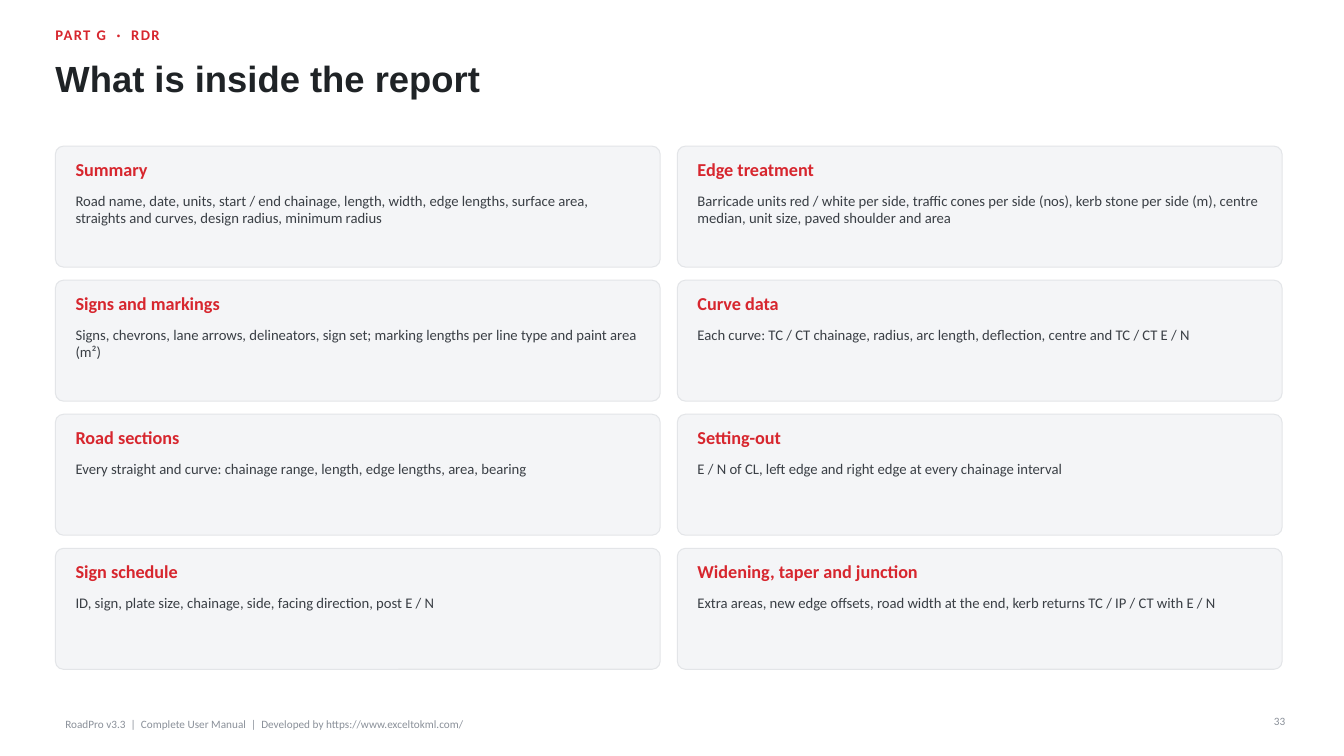
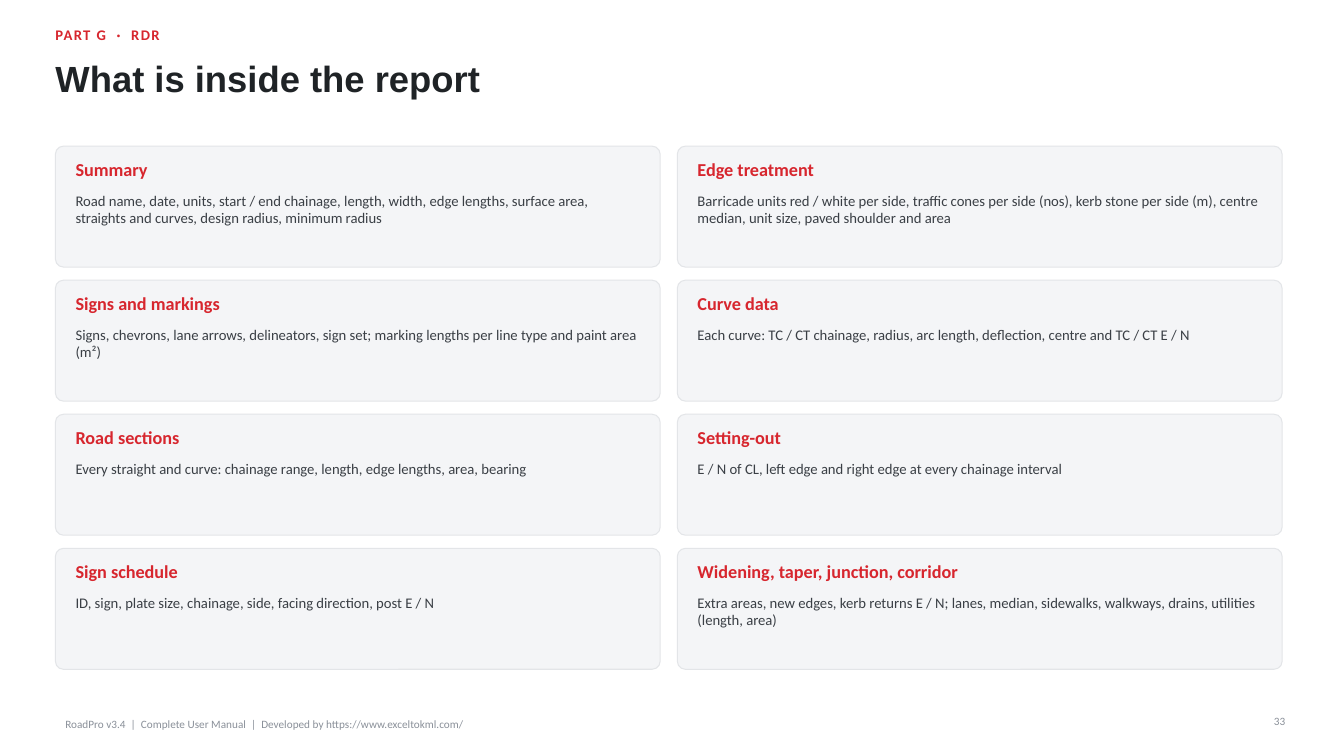
Before and after one commit to Asjad-Mehmood/KML-WEBSITE-, a slide deck: slide 33 of public/roadpro/RoadPro_User_Guide.pptx. Drawn at 1344x756 pixels with LibreOffice and Linux fonts; fonts in the diff are those of the drawing. Boxes give left, top, right and bottom in pixels: in the first picture for what was removed or moved away, otherwise in the second. Text is boxed around its words. In the diff, an @@ line names an element or a change of style, - is before the commit and + after.

```diff
--- a/public/roadpro/RoadPro_User_Guide.pptx
+++ b/public/roadpro/RoadPro_User_Guide.pptx
@@ text at (697,565,958,581): text changed @@
-Widening, taper and junction
+Widening, taper, junction, corridor
@@ text at (697,598,1255,628): text changed @@
-Extra areas, new edge offsets, road width at the end, kerb returns TC / IP / CT with E / N
+Extra areas, new edges, kerb returns E / N; lanes, median, sidewalks, walkways, drains, utilities (length, area)
@@ text at (65,720,463,730): text changed @@
-RoadPro v3.3 | Complete User Manual | Developed by https://www.exceltokml.com/
+RoadPro v3.4 | Complete User Manual | Developed by https://www.exceltokml.com/
```
Also in this commit, not shown: 36 other slides changed, 10 slides added, 1 slide removed, 22 other files.
